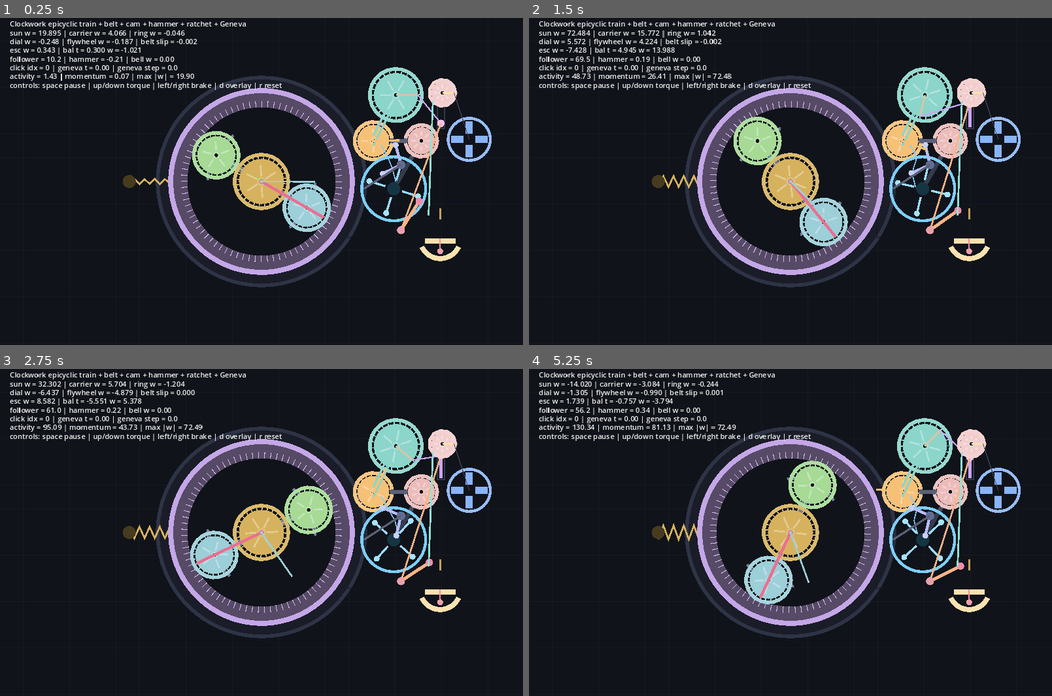
Above: before the commit, frames 1-4 (two rows, left to right).
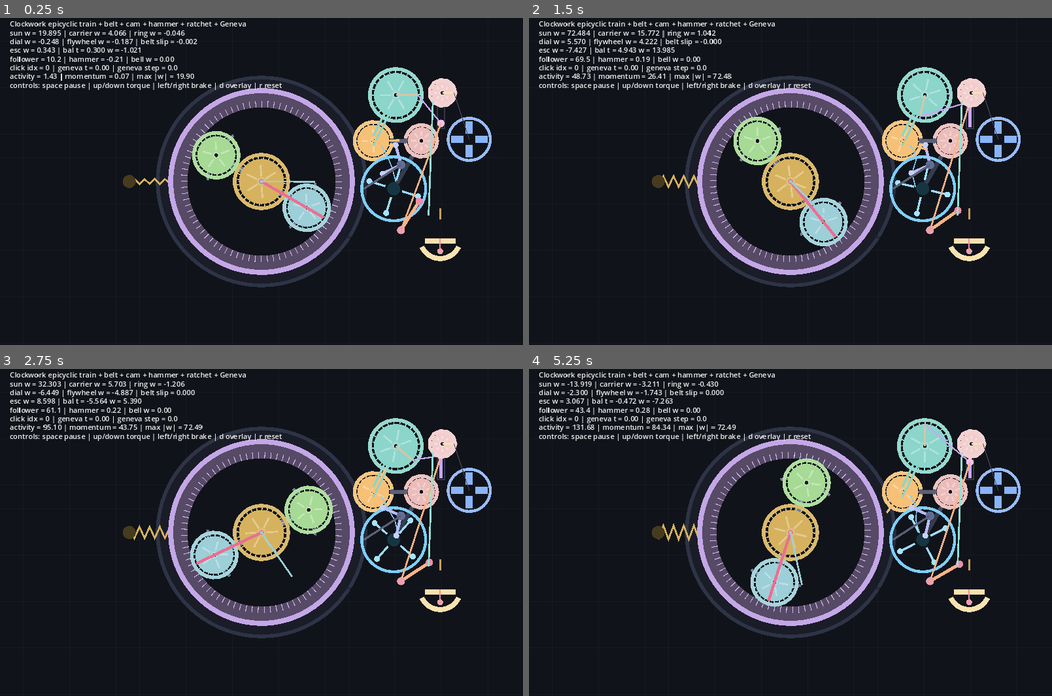
Above: after the commit, the same moments.

Repository: uprootiny/clockwork-epicycles
Game: Godot game, scene res://main.tscn
Same seed, same stepped clock (60 frames per second), same inputs: the game is played once before the commit and once after it.
Inputs:
- Up to frame 1 (0.25 s): no input
- Up to frame 2 (1.5 s): hold Up (drive_up) 0.53-1.28 s; hold Right (brake_less) from 1.28 s (still down)
- Up to frame 3 (2.75 s): release Right (brake_less) at 2.03 s; hold Up (drive_up) from 2.03 s (still down)
- Up to frame 4 (5.25 s): release Up (drive_up) at 3.53 s; hold Right (brake_less) from 3.53 s (still down)

The runs differ from the first frame. In frame 1, less than 0.1% of the frame differs, in the area x 35-80%, y 23-74%; in frame 2, less than 0.1%; in frame 3, 0.3%; in frame 4, 3.0%, in the area x 7-85%, y 3-75%.

Commit message:
Fix belt regression: remove early convergence exit from solver
The belt constraint relies on iterative lerpf velocity matching —
fewer iterations means less energy transfer. The convergence-based
early exit was causing the solver to stop after ~3 iterations,
starving the belt of the 20 iterations it needs.

Keep divergence detection (halt if residual grows) but always run
all 20 iterations for consistent behavior.

Co-Authored-By: Claude Opus 4.6 (1M context) <noreply@anthropic.com>

Diff:
--- a/scripts/solver/mechanism_solver.gd
+++ b/scripts/solver/mechanism_solver.gd
@@ -30,9 +30,6 @@
 			residual += err
 		last_iteration_count = i + 1
 		last_residual = residual
-		# Converged
-		if residual < convergence_threshold:
-			break
 		# Divergence: residual increasing significantly across iterations
 		if i > 2 and residual > prev_residual * 1.5:
 			divergence_detected = true
